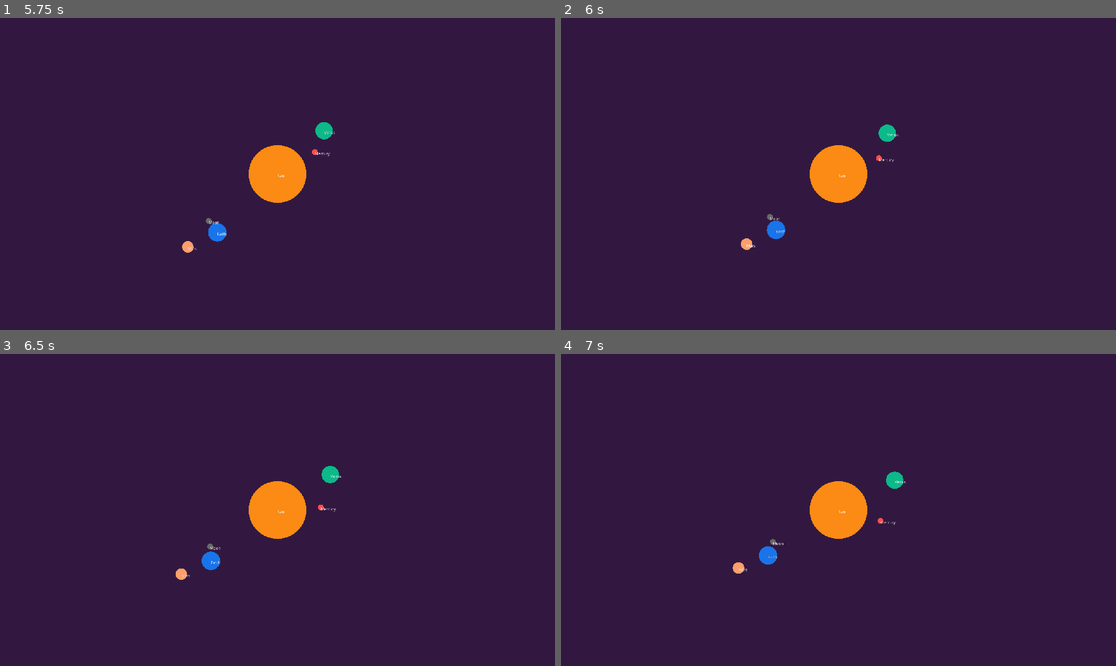
Above: before the commit, frames 1-4 (two rows, left to right).
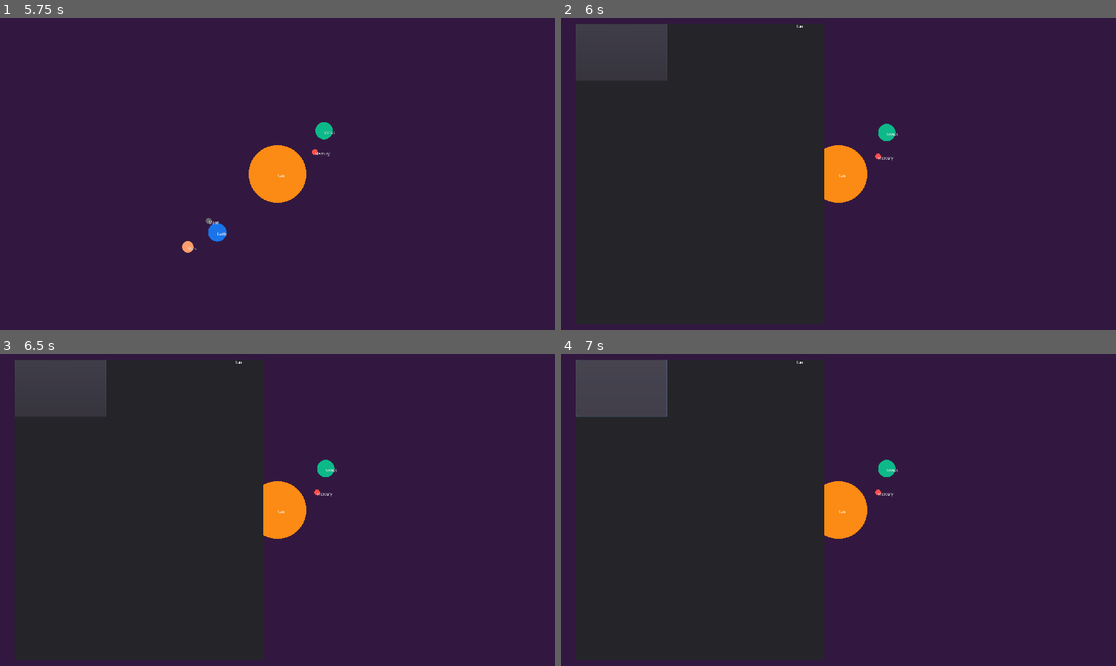
Above: after the commit, the same moments.

Repository: Stepets/BC3
Game: Godot game, scene res://scenes/Game.tscn
Same seed, same stepped clock (60 frames per second), same inputs: the game is played once before the commit and once after it.
Inputs (mouse positions are in pixels of both pictures, inside the frame that each line leads up to):
- Up to frame 1 (5.75 s): click "New Game" at 0.5 s; move the mouse to (399, 158) at 1.27 s; click (399, 158) at 1.42 s; move the mouse to (166, 189) at 2.02 s; click (166, 189) at 2.17 s; move the mouse to (333, 105) at 2.77 s; click (333, 105) at 2.92 s; move the mouse to (249, 236) at 3.52 s; click (249, 236) at 3.67 s; move the mouse to (444, 220) at 4.27 s; click (444, 220) at 4.42 s; move the mouse to (111, 127) at 5.02 s; click (111, 127) at 5.17 s
- Up to frame 2 (6 s): move the mouse to (866, 174) at 5.77 s; click (866, 174) at 5.92 s
- Up to frame 3 (6.5 s): no input
- Up to frame 4 (7 s): click (622, 388) at 6.52 s

Frame 1 is identical in both runs. In frame 2, 3.6% of the frame differs, in the area x 2-61%, y 2-75%; in frame 3, 3.8%; in frame 4, 3.9%, in the area x 2-63%, y 1-71%.

Commit message:
PlanetUI opens

Diff:
--- a/scenes/Game.tscn
+++ b/scenes/Game.tscn
@@ -3,6 +3,7 @@
 [ext_resource path="res://scripts/Game.gd" type="Script" id=2]
 
 [node name="Container" type="ViewportContainer"]
+pause_mode = 2
 anchor_right = 1.0
 anchor_bottom = 1.0
 stretch = true
--- a/scenes/Map.tscn
+++ b/scenes/Map.tscn
@@ -6,9 +6,12 @@
 [ext_resource path="res://scenes/GlobalCanvasLayer.tscn" type="PackedScene" id=4]
 
 [node name="Map" type="Viewport"]
+pause_mode = 2
+handle_input_locally = false
 script = ExtResource( 2 )
 
 [node name="State" parent="." instance=ExtResource( 3 )]
+pause_mode = 1
 
 [node name="Background" type="Node2D" parent="."]
 script = ExtResource( 1 )
--- a/scenes/PlanetUI.tscn
+++ b/scenes/PlanetUI.tscn
@@ -2,9 +2,9 @@
 
 [ext_resource path="res://scripts/PlanetUI.gd" type="Script" id=1]
 
-
 [node name="PlanetUI" type="Popup"]
 pause_mode = 2
+visible = true
 anchor_right = 0.5
 anchor_bottom = 1.0
 margin_left = 50.0
@@ -16,3 +16,13 @@
 [node name="Panel" type="Panel" parent="."]
 anchor_right = 1.0
 anchor_bottom = 1.0
+
+[node name="Button" type="Button" parent="Panel"]
+margin_right = 317.0
+margin_bottom = 197.0
+
+[node name="Label" type="Label" parent="Panel"]
+margin_left = 764.0
+margin_top = 3.0
+margin_right = 855.0
+margin_bottom = 36.0
--- a/scripts/GlobalCanvasLayer.gd
+++ b/scripts/GlobalCanvasLayer.gd
@@ -1,5 +1,9 @@
 extends CanvasLayer
 class_name GlobalCanvasLayer
+
+func _ready():
+	var context : ViewportWithContext = get_viewport()
+	context.register(null, "GlobalCanvasLayer", self)
 
 func set_ui(ui):
 	for c in get_children():
--- a/scripts/PlanetUI.gd
+++ b/scripts/PlanetUI.gd
@@ -7,5 +7,8 @@
 func on_close():
 	get_tree().paused = false
 
+func fill(planet : PlanetData) -> void:
+	$Panel/Label.text = planet.name
+
 static func sc():
-	return load("res://PlanetUI.tscn").instance()
+	return load("res://scenes/PlanetUI.tscn").instance()
--- a/scripts/PlanetView.gd
+++ b/scripts/PlanetView.gd
@@ -23,11 +23,12 @@
 		var host_view = context.find(host, "PlanetView")
 		set_global_position(host_view.get_global_position() + Vector2(data.orbit_radius * cos(data.angle), data.orbit_radius * sin(data.angle)))
 
-func _unhandled_input(event):
+func _input(event):
 	if event is InputEventMouseButton and event.pressed and not event.is_echo() and event.button_index == BUTTON_LEFT:
 		print(get_global_position() - event.position)
 		if (get_global_position() - event.position).length() < data.radius:
 			var planet_ui : PlanetUI = PlanetUI.sc()
+			planet_ui.fill(data)
 			var context : ViewportWithContext = get_viewport()
 			var canvas_layer : GlobalCanvasLayer = context.find(null, "GlobalCanvasLayer")
 			canvas_layer.set_ui(planet_ui)
@@ -35,5 +36,9 @@
 			get_tree().paused = true
 			get_tree().set_input_as_handled()
 
+func _unhandled_input(event):
+	print("unhandled input", event)
+	_input(event)
+
 static func mew():
 	return load("res://scenes/Planet.tscn").instance()
